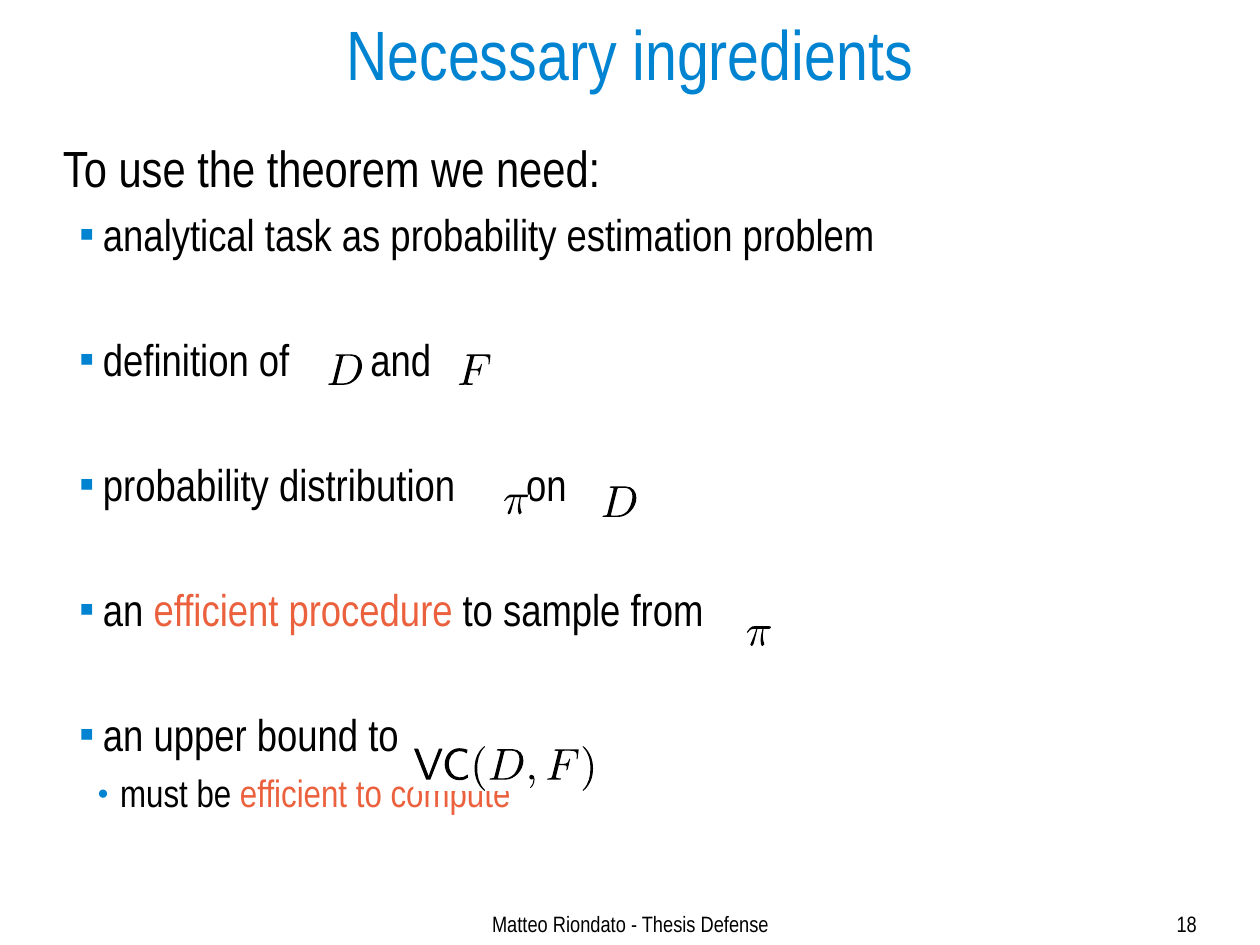
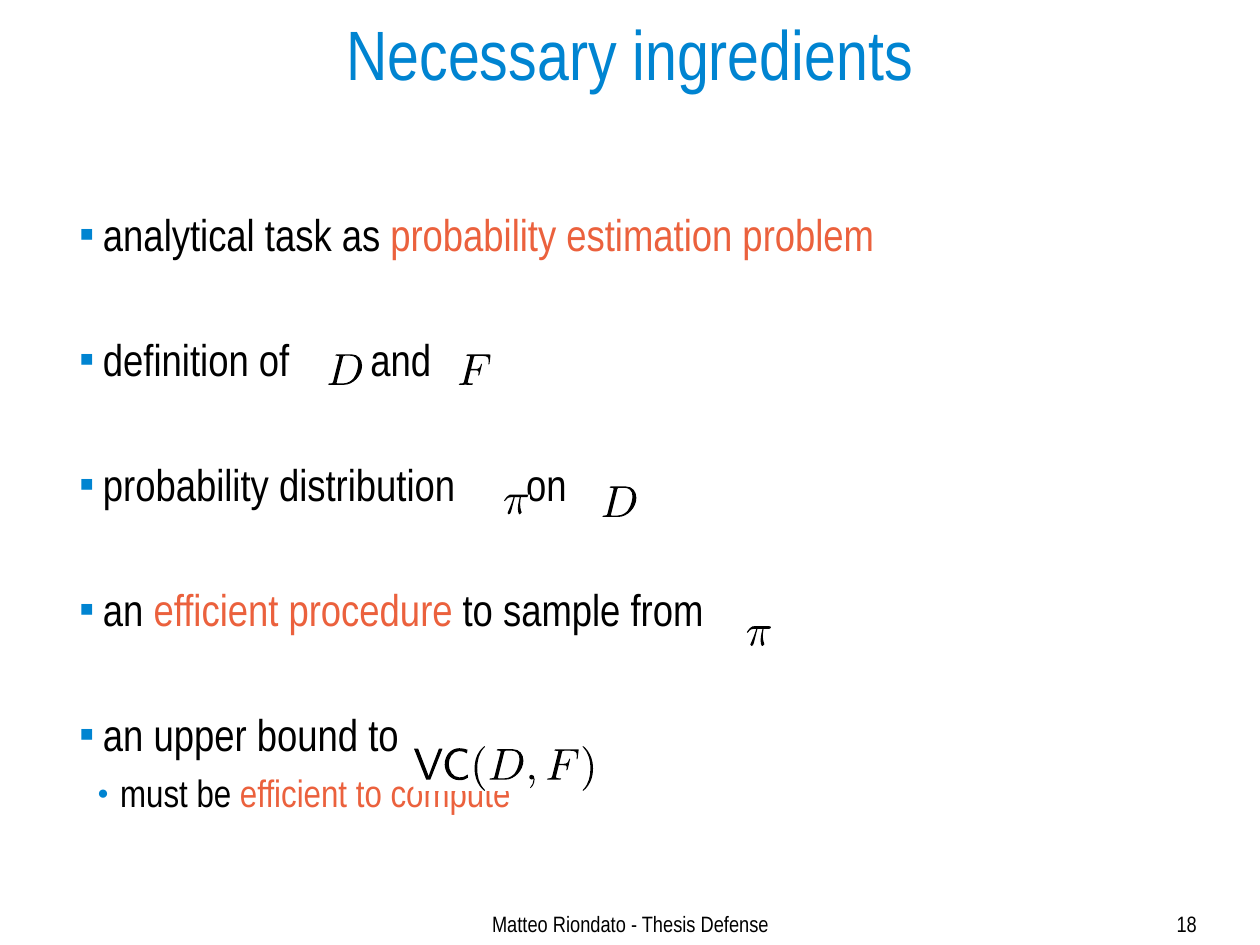
Before and after one commit to ZhizhongIsaacChen/dissertation, a slide deck: slide 18 of defense/Defense-talk.odp. Drawn at 1260x945 pixels with LibreOffice and Linux fonts; fonts in the diff are those of the drawing. Boxes give left, top, right and bottom in pixels: in the first picture for what was removed or moved away, otherwise in the second. Text is boxed around its words. In the diff, an @@ line names an element or a change of style, - is before the commit and + after.

```diff
--- a/defense/Defense-talk.odp
+++ b/defense/Defense-talk.odp
@@ text at [63,150,600,188]: paragraph removed @@
-To use the theorem we need:
@@ text at [103,218,874,260]: text colour #000000 to #EB613D in "probability estimation problem" @@
```
Also in this commit, not shown: 28 other slides changed, 1 slide removed.
